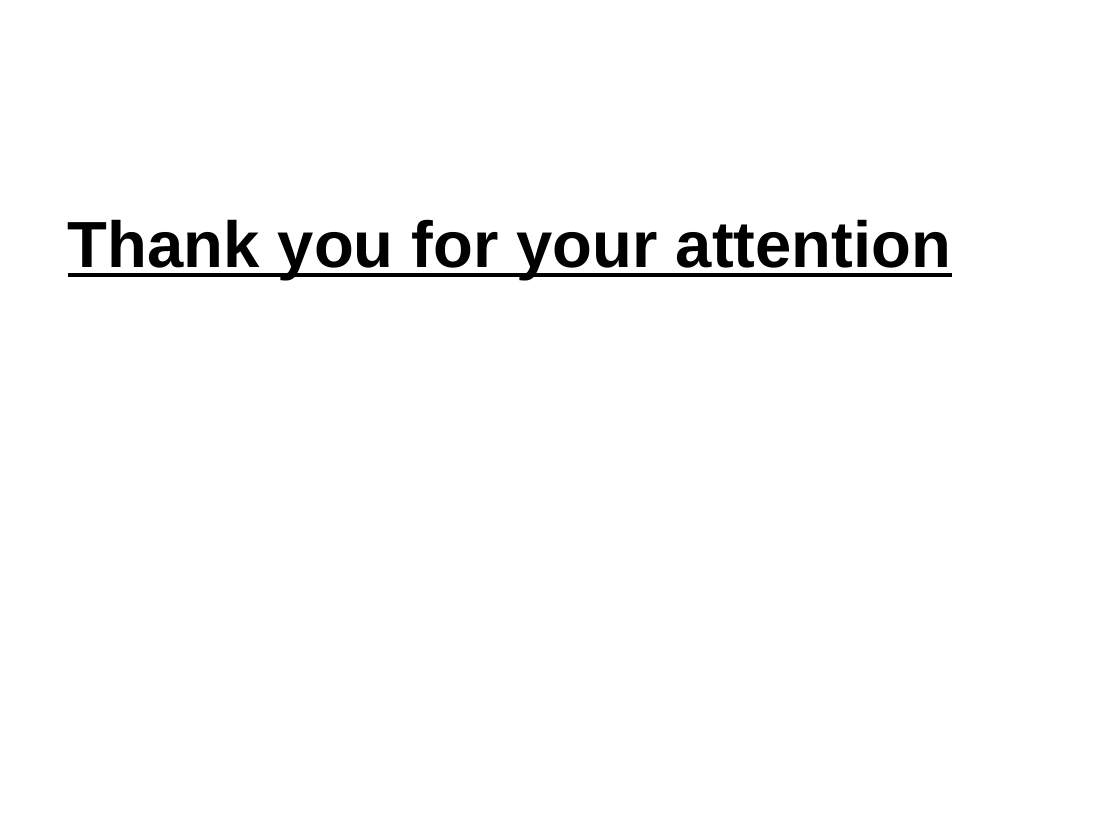
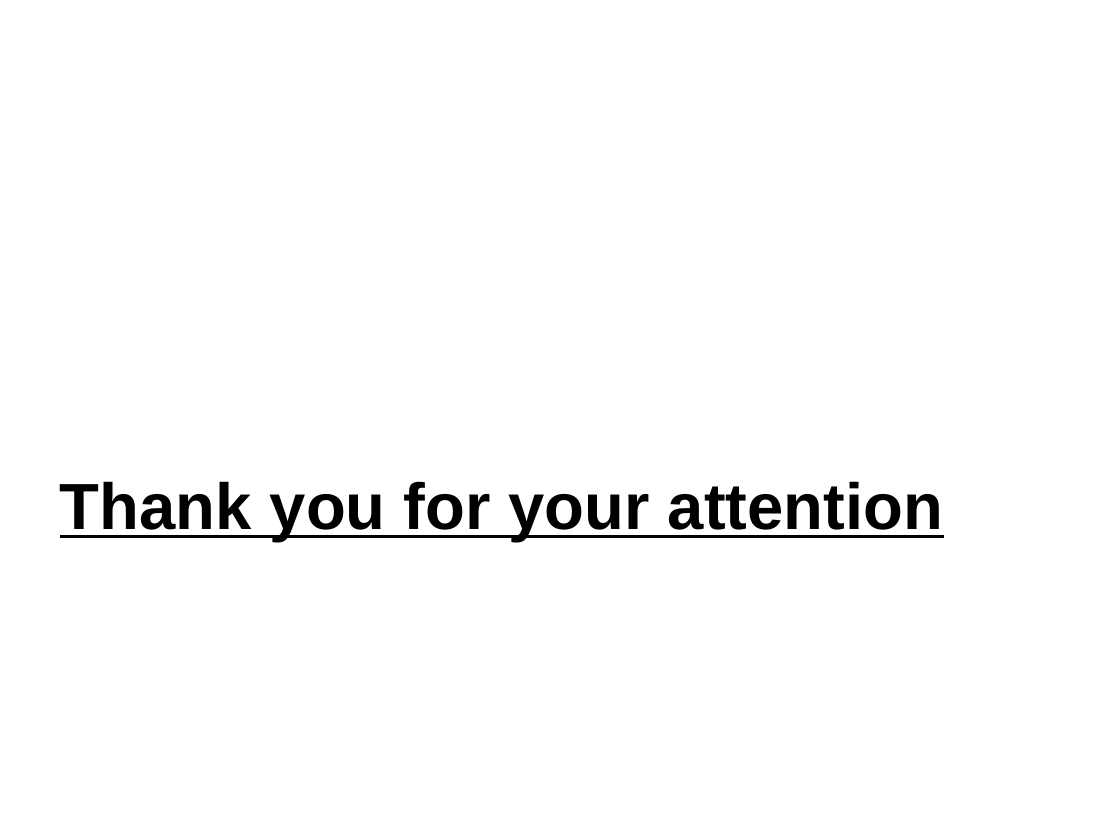
Before and after one commit to SWEDesignProject/SWED, a slide deck: slide 21 of ProjectPresentations/SWE_D SCM/SCM_presentation/SCM_presentation_corrected_spelling.odp. Drawn at 1120x840 pixels with LibreOffice and Linux fonts; fonts in the diff are those of the drawing; background and template pictures are left out. Boxes give left, top, right and bottom in pixels: in the first picture for what was removed or moved away, otherwise in the second. Text is boxed around its words. In the diff, an @@ line names an element or a change of style, - is before the commit and + after.

```diff
--- a/ProjectPresentations/SWE_D SCM/SCM_presentation/SCM_presentation_corrected_spelling.odp
+++ b/ProjectPresentations/SWE_D SCM/SCM_presentation/SCM_presentation_corrected_spelling.odp
@@ text "Thank you for your attention": place and size @@
-text "Thank you for your attention" at bbox=[68, 219, 951, 280]
+text "Thank you for your attention" at bbox=[60, 481, 943, 541]
```
Also in this commit, not shown: 1 other file.
